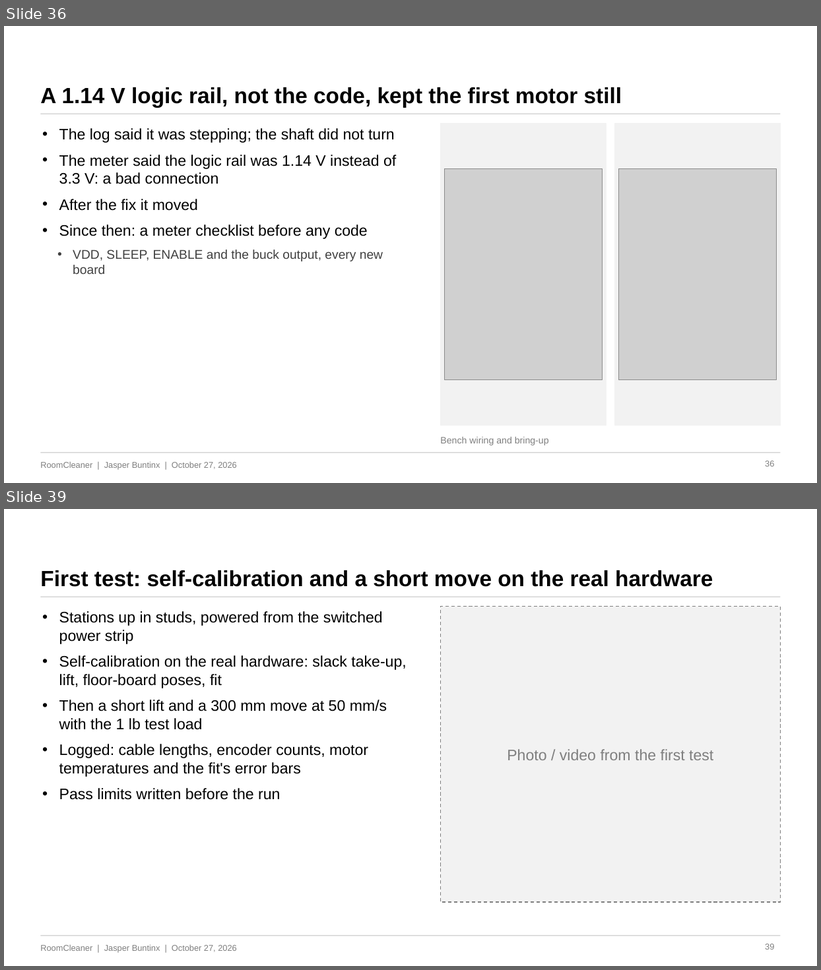
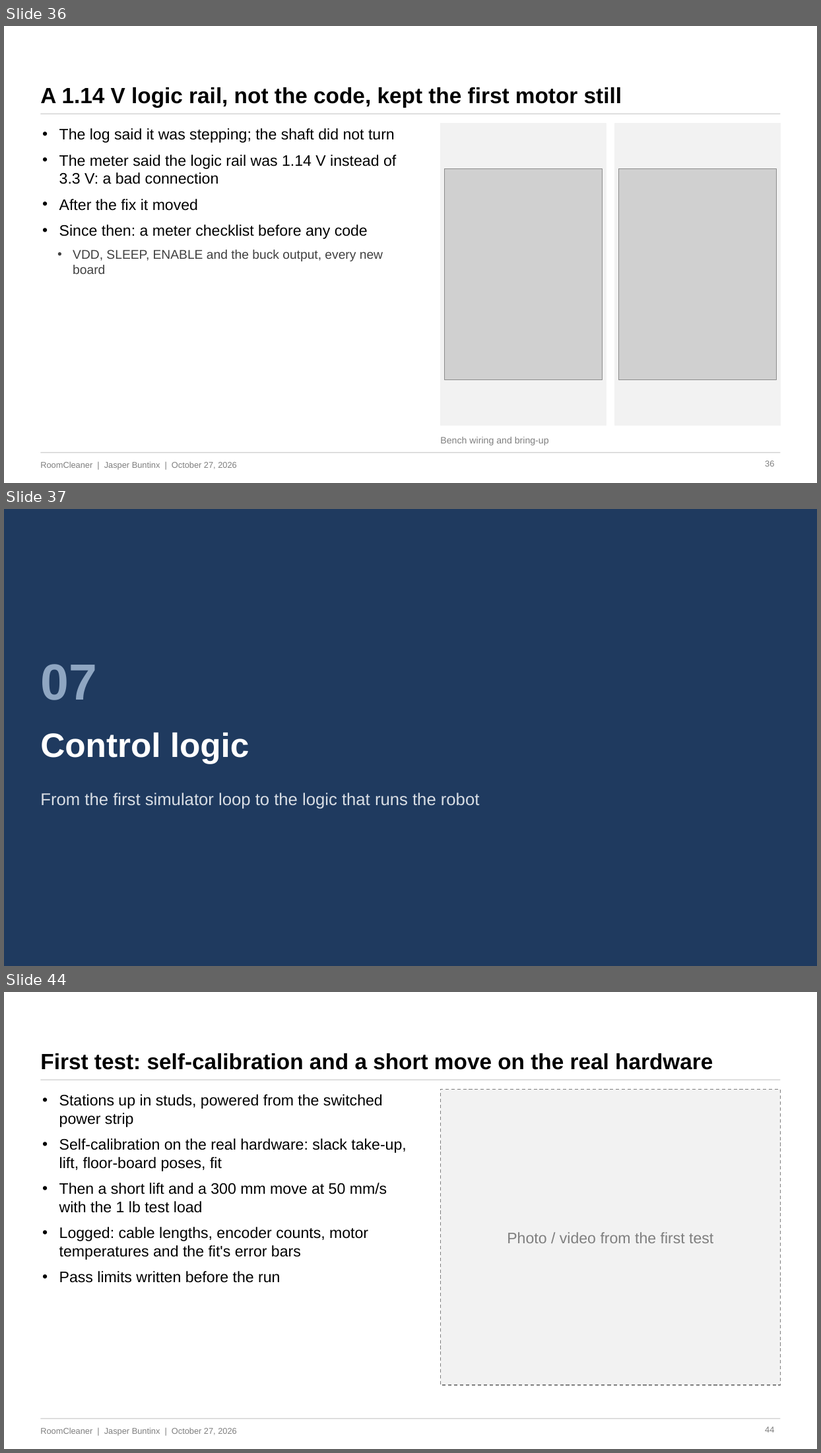
Before and after one commit to Jaspario1199/RoomCleaner, a slide deck: docs/presentation/deck_v4/RoomCleaner_Buntinx_Oct27_v4.pptx. Shown one above the other, each under a label of ours: slides 36 and 39 before the commit, slides 36, 37 and 44 after it; the slides between them are not shown. The pictures are 821x970 and 821x1453 pixels, drawn with LibreOffice and Linux fonts; fonts in the diff are those of the drawing; grey boxes stand for pictures. Boxes give left, top, right and bottom in pixels: in the first picture for what was removed or moved away, otherwise in the second. Text is boxed around its words. In the diff, an @@ line names an element or a change of style, - is before the commit and + after.

```diff
--- a/docs/presentation/deck_v4/RoomCleaner_Buntinx_Oct27_v4.pptx
+++ b/docs/presentation/deck_v4/RoomCleaner_Buntinx_Oct27_v4.pptx
@@ slide 37 added at [4,509,817,966], background #1F3A5F @@
@@ text added at [40,664,97,700], 60 pt, text #8FA6C2, bold @@
+07
@@ text added at [40,732,250,764], 40 pt, text #FFFFFF, bold @@
+Control logic
@@ text added at [40,793,480,809], 20 pt, text #D9DEE5 @@
+From the first simulator loop to the logic that runs the robot
@@ what was slide 39 is now slide 44 @@
@@ page number at [765,1427,774,1433]: text changed @@
-39
+44
```
Also in this commit, not shown: 4 slides changed, 4 other slides added, 2 other files.
